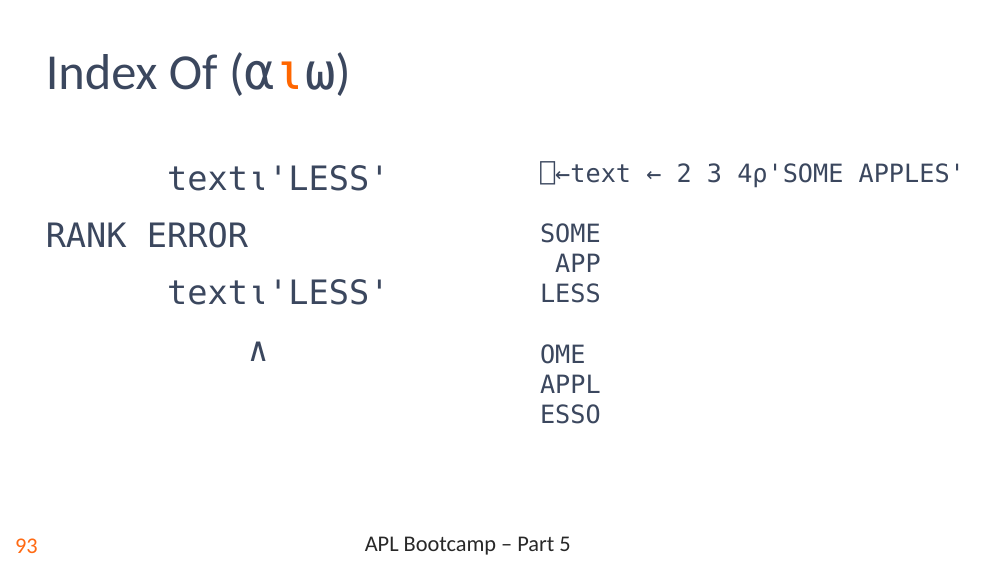
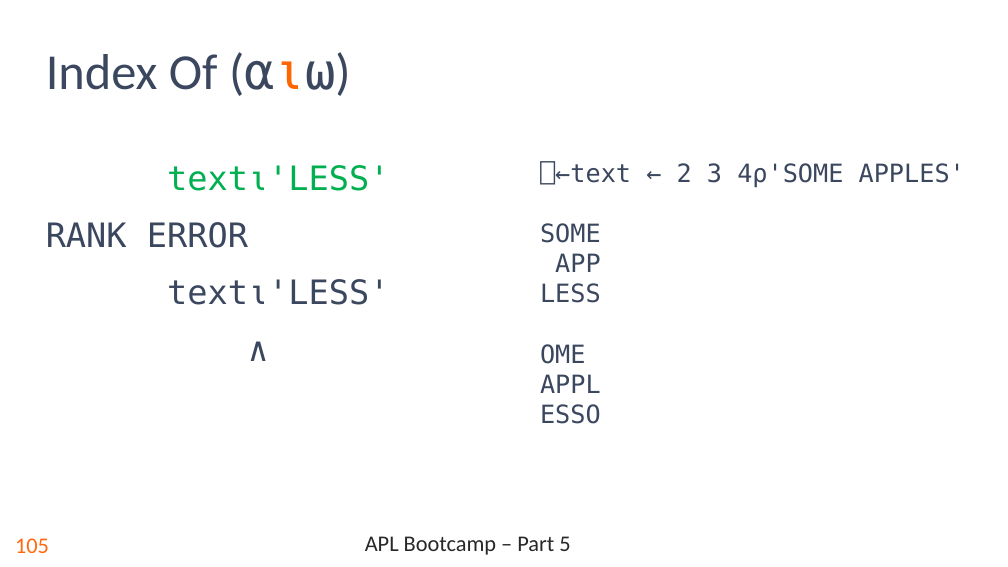
Before and after one commit to rikedyp/APLBootcamp, a slide deck: slide 106 of slides/APL_Bootcamp-part-5.pptx (slide 94 before the commit). Drawn at 1008x567 pixels with LibreOffice and Linux fonts; fonts in the diff are those of the drawing; background and template pictures are left out. Boxes give left, top, right and bottom in pixels: in the first picture for what was removed or moved away, otherwise in the second. Text is boxed around its words. In the diff, an @@ line names an element or a change of style, - is before the commit and + after.

```diff
--- a/slides/APL_Bootcamp-part-5.pptx
+++ b/slides/APL_Bootcamp-part-5.pptx
@@ text at box(167, 165, 389, 191): text colour #3B475E to #00B050 in "text⍳'LESS'" @@
@@ page number at box(15, 538, 49, 553): text changed @@
-93
+105
```
Also in this commit, not shown: 5 other slides changed, 13 slides added, 1 slide removed.
